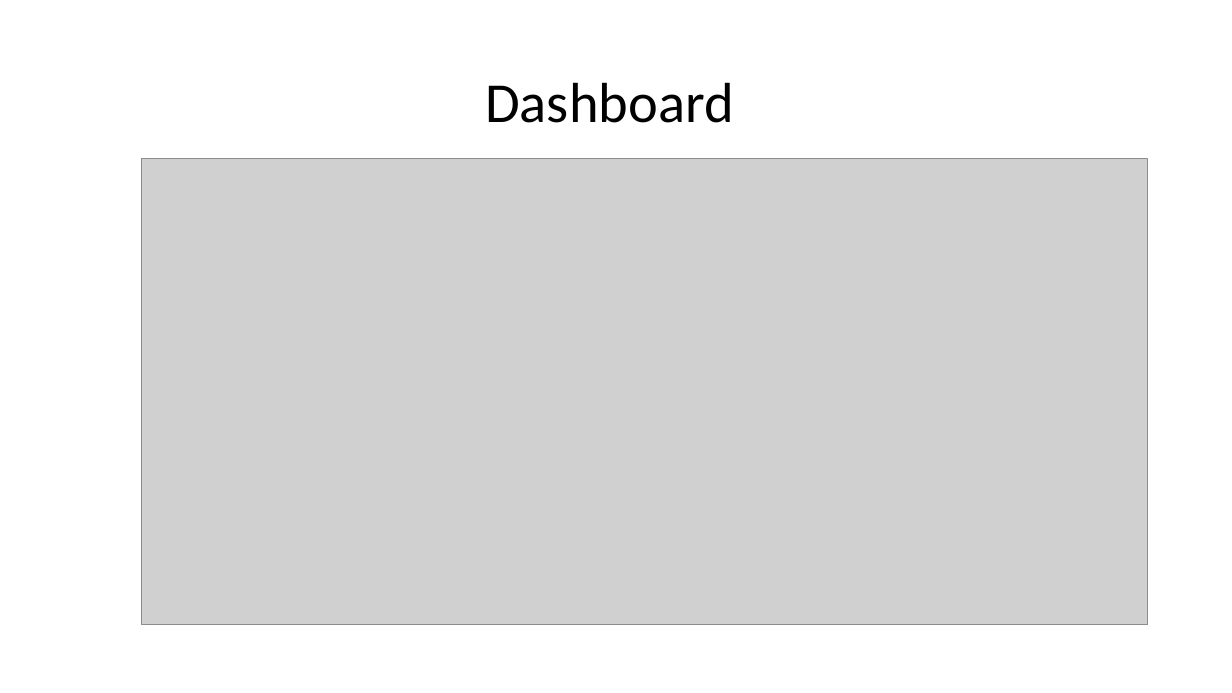
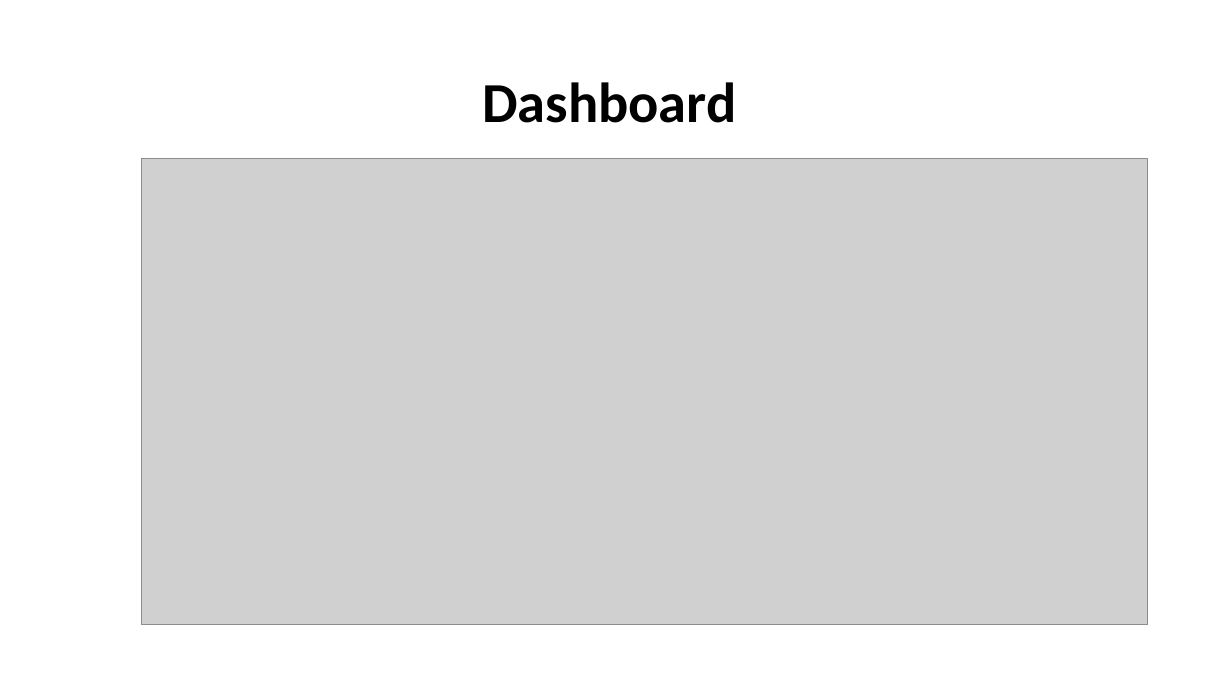
Before and after one commit to haziqqbaharin/CI5305-Project, a slide deck: slide 17 of Covid-19 Dashboard.pptx (slide 18 before the commit). Drawn at 1232x693 pixels with LibreOffice and Linux fonts; fonts in the diff are those of the drawing; grey boxes stand for pictures. Boxes give left, top, right and bottom in pixels: in the first picture for what was removed or moved away, otherwise in the second. Text is boxed around its words. In the diff, an @@ line names an element or a change of style, - is before the commit and + after.

```diff
--- a/Covid-19 Dashboard.pptx
+++ b/Covid-19 Dashboard.pptx
@@ title "Dashboard" at [482, 82, 736, 123]: bold on @@
```
Also in this commit, not shown: 12 other slides changed, 2 slides added, 3 slides removed, 1 other file.
